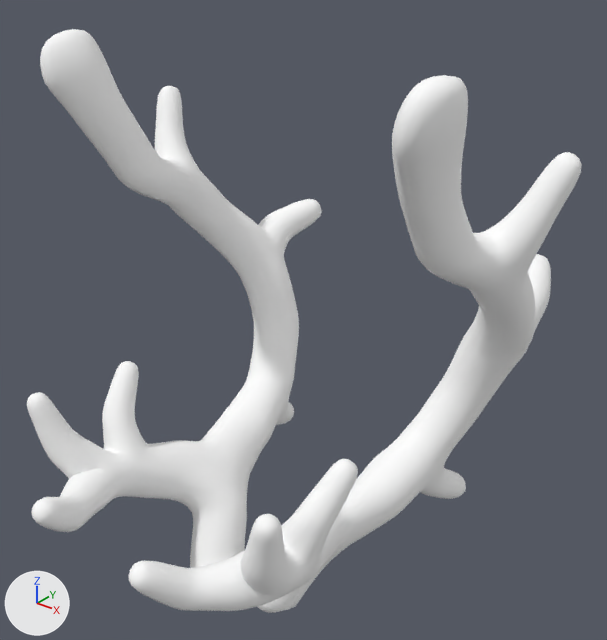
The glTF model tonakai.glb as it was, and as the next commit left it.
Rendered twice from a 50 mm lens placed at (2.17, -2.49, 3.91), pointed at (0.06, 0.15, 2.27). Arrows for +X, +Y and +Z are at lower left; the lights stay in place.

The first picture shows '17828_Reindeer_Prancing_new'.
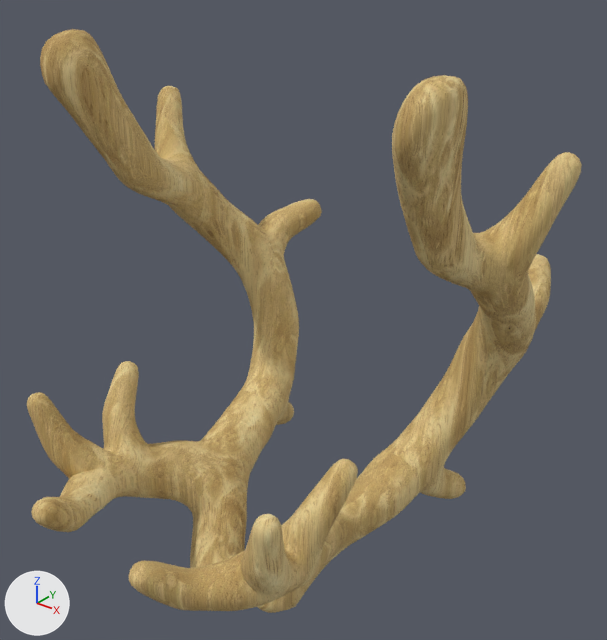
Changed parts and their boxes [x1, y1, x2, y2] in the pictures (607 x 640 px):
```json
{"object": "17828_Reindeer_Prancing_new", "change": "surface changed", "before": [27, 29, 582, 613], "after": [27, 29, 582, 613], "on screen": "white to brown"}
```

The change, as JSON lines over the scene's bpy script:
```json
{"op": "add", "block": "img_tonakai_tex", "code": ["img_tonakai_tex = load_image('tonakai_tex', '_unpacked/tonakai_tex', 768, 480, 'sRGB')"]}
{"op": "remove", "block": "mat_トナカイ", "code": "mat_トナカイ.base_color = (1.0, 1.0, 1.0)  # white #ffffff"}
{"op": "add", "block": "mat_トナカイ", "code": "mat_トナカイ.texture = img_tonakai_tex"}
```
